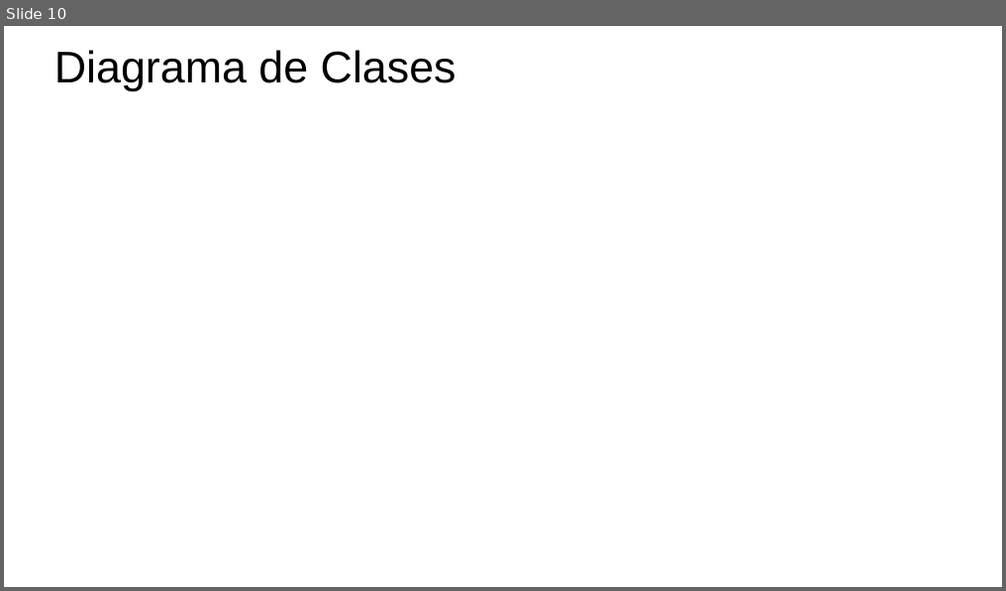
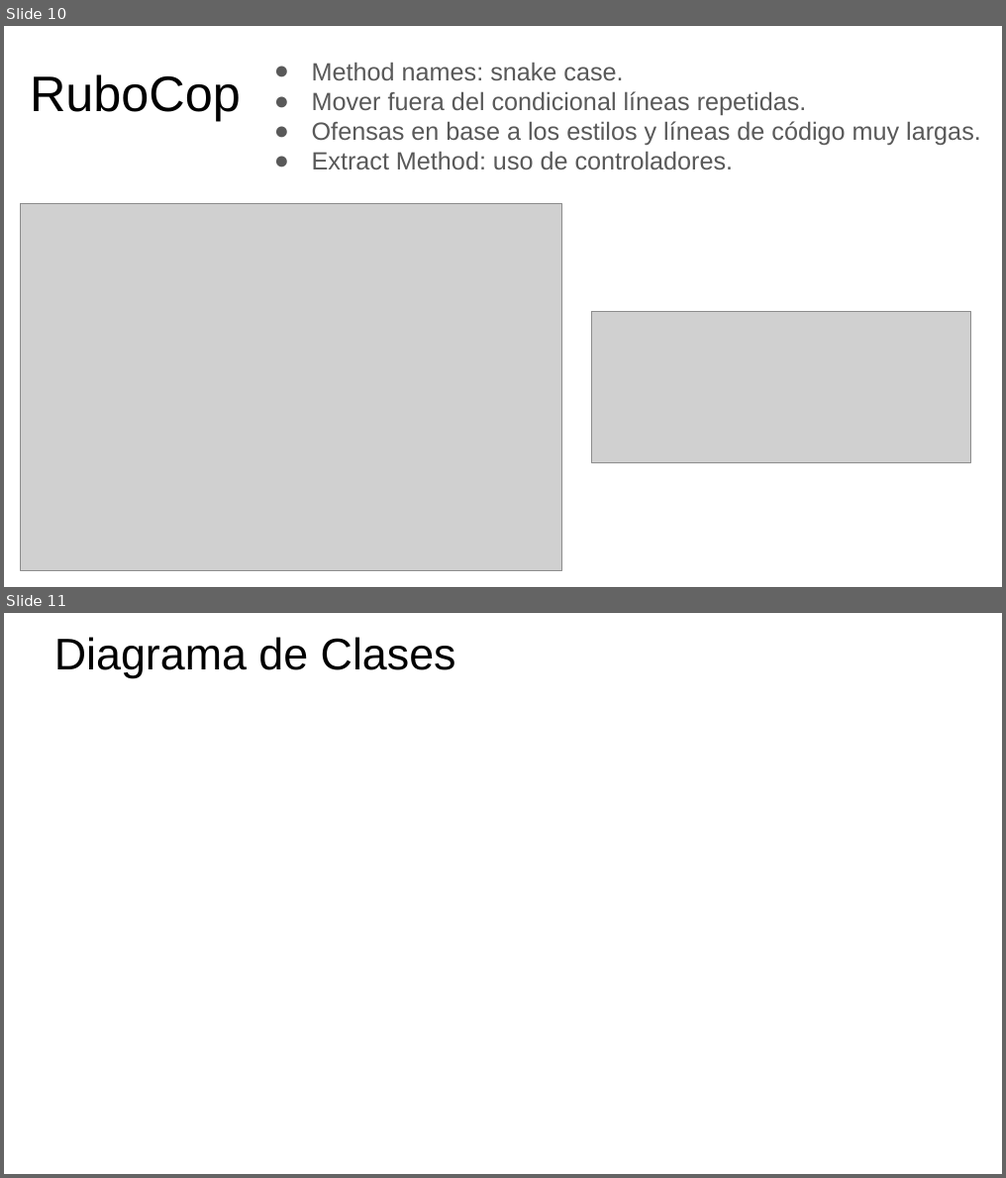
Before and after one commit to lucgasb/AYDS-Proyecto-2023, a slide deck: power_point/proyecto IS.pptx. Shown one above the other, each under a label of ours: slide 10 before the commit, slides 10 and 11 after it. The pictures are 1006x591 and 1006x1178 pixels, drawn with LibreOffice and Linux fonts; fonts in the diff are those of the drawing; grey boxes stand for pictures; background and template pictures are left out. Boxes give left, top, right and bottom in pixels: in the first picture for what was removed or moved away, otherwise in the second. Text is boxed around its words. In the diff, an @@ line names an element or a change of style, - is before the commit and + after.

Commit message:
power point

```diff
--- a/power_point/proyecto IS.pptx
+++ b/power_point/proyecto IS.pptx
@@ slide 10 added at (x1=4, y1=26, x2=1002, y2=587), background #FFFFFF @@
@@ title added at (x1=30, y1=75, x2=241, y2=121), 36 pt, text #000000 @@
+RuboCop
@@ text added at (x1=312, y1=62, x2=981, y2=170), 18 pt, text #595959 @@
+● Method names: snake case.
+● Mover fuera del condicional líneas repetidas.
+● Ofensas en base a los estilos y líneas de código muy largas.
+● Extract Method: uso de controladores.
@@ picture added at (x1=21, y1=203, x2=562, y2=570) @@
@@ picture added at (x1=592, y1=311, x2=971, y2=464) @@
@@ what was slide 10 is now slide 11 @@
```
